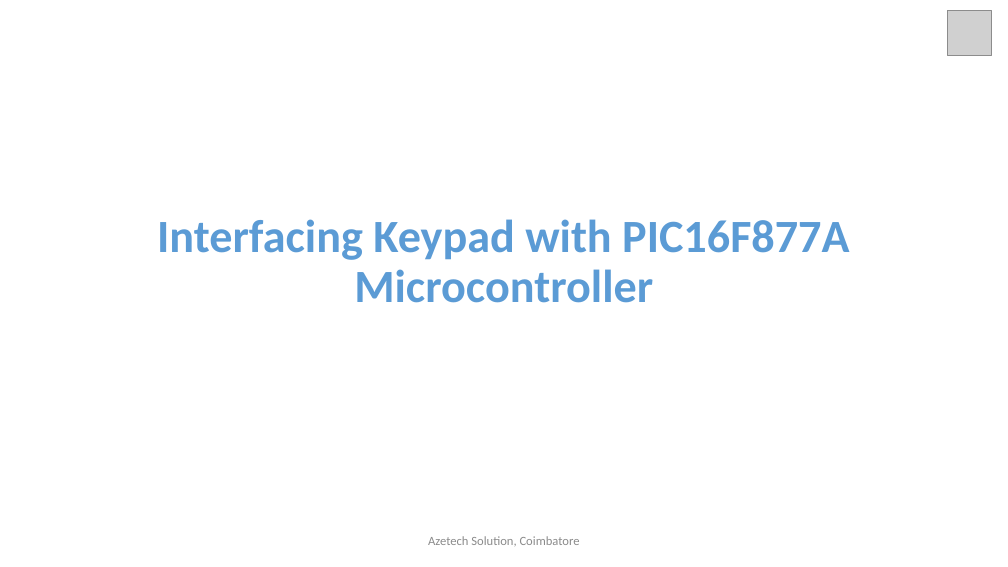
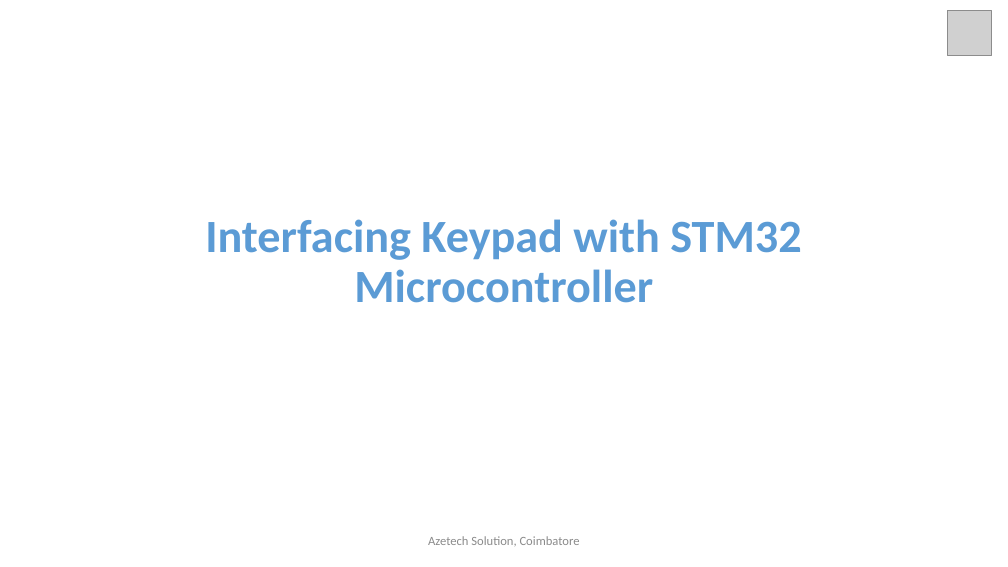
Before and after one commit to arulnelson/AZETECH-CLASS-NOTES, a slide deck: slide 1 of STM32_DOCS/STM32_keypad_interfacing.pptx. Drawn at 1008x567 pixels with LibreOffice and Linux fonts; fonts in the diff are those of the drawing; grey boxes stand for pictures. Boxes give left, top, right and bottom in pixels: in the first picture for what was removed or moved away, otherwise in the second. Text is boxed around its words. In the diff, an @@ line names an element or a change of style, - is before the commit and + after.

```diff
--- a/STM32_DOCS/STM32_keypad_interfacing.pptx
+++ b/STM32_DOCS/STM32_keypad_interfacing.pptx
@@ title at bbox=[205, 219, 801, 303]: text changed @@
-Interfacing Keypad with PIC16F877A Microcontroller
+Interfacing Keypad with STM32 Microcontroller
```
Also in this commit, not shown: 1 other slide changed, 1 other file.
